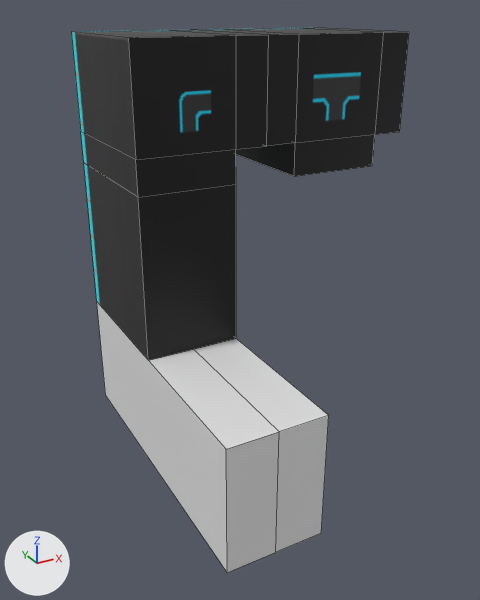
Before and after pictures for a commit that changed the FBX model CGDD4003-Group10/Assets/Models/WallPieces.fbx.
One viewpoint serves both versions: a camera (50 mm lens) standing at (-13.01, -3.34, 1.93) and looking at (-11.16, 0.02, 0.25). Arrows for +X, +Y and +Z are at lower left; the lights stay in place. Mesh edges are drawn as thin lines. Where no turn or scale is listed for an object, it has been applied to the vertices.

The scene before the commit, as lines of its bpy script (objects in view):
```python
mat_material_001 = principled_material('Material.001')
mat_material_001.texture = img_straight__two_sided__piece___texture_png
mat_material_002 = principled_material('Material.002')
mat_material_002.texture = img_l_piece___texture_png
mat_material_003 = principled_material('Material.003')
mat_material_003.texture = img_t_piece___texture_png
me_cube_002 = bpy.data.meshes.new('Cube.002')
me_cube_002.from_pydata(...)  # a box spanning x -0.3..0.3, y 0.0..1.0, z -0.5..0.5
me_cube_002.materials.append(mat_material_001)  # picture img_straight__two_sided__piece___texture_png
me_cube_003 = bpy.data.meshes.new('Cube.003')
me_cube_003.from_pydata(...)  # 16 vertices, 14 faces; spans x -0.3..0.5, y 0.0..1.0, z -0.5..0.3
me_cube_003.materials.append(mat_material_002)  # picture img_l_piece___texture_png
me_cube_004 = bpy.data.meshes.new('Cube.004')
me_cube_004.from_pydata(...)  # 12 vertices, 10 faces; spans x -0.3..0.3, y -1.0..1.0, z -0.3..0.49
me_cube_005 = bpy.data.meshes.new('Cube.005')
me_cube_005.from_pydata(...)  # 20 vertices, 18 faces; spans x -0.5..0.5, y 0.0..1.0, z -0.4..0.4
me_cube_005.materials.append(mat_material_003)  # picture img_t_piece___texture_png
ob_l_piece = bpy.data.objects.new('L-Piece', me_cube_003)
ob_l_piece.location = (-11.5, 0.0, 1.5)
ob_straight__two_sided__piece = bpy.data.objects.new('Straight (Two-sided) Piece', me_cube_002)
ob_straight__two_sided__piece.location = (-11.5, 0.0, 0.5)
ob_straight_end_piece = bpy.data.objects.new('Straight-End Piece', me_cube_004)
ob_straight_end_piece.location = (-11.5, 0.0, -0.486)
ob_t_piece = bpy.data.objects.new('T-Piece', me_cube_005)
ob_t_piece.location = (-10.5, 0.0, 1.4)
```
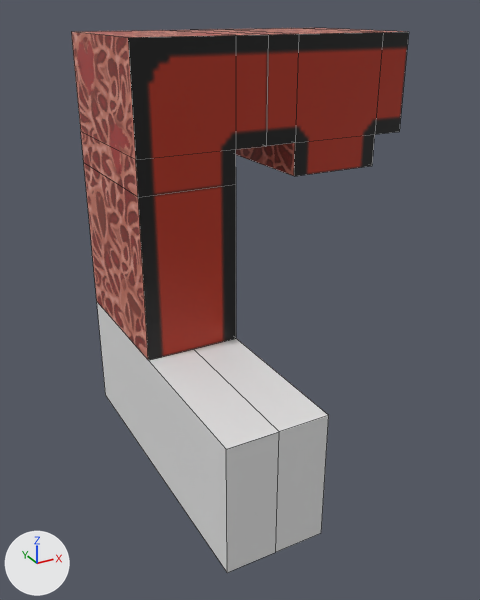
The newer file is also turned or shifted as a whole; pictures and numbers use the older file's frame.

What changed in the scene script:
```text
Add img_l_piece___corrupted_texture_png:
    img_l_piece___corrupted_texture_png = load_image('L-Piece - Corrupted Texture.png', '../Textures/L-Piece - Corrupted Texture.png', 256, 256, 'sRGB')
Add img_t_piece___corrupted_texture_png:
    img_t_piece___corrupted_texture_png = load_image('T-Piece - Corrupted Texture.png', '../Textures/T-Piece - Corrupted Texture.png', 256, 256, 'sRGB')
Add img_straight__two_sided__piece___corrupted_texture_2_png:
    img_straight__two_sided__piece___corrupted_texture_2_png = load_image('Straight (Two-sided) Piece - Corrupted Texture 2.png', '../Textures/Straight (Two-sided) Piece - Corrupted Texture 2.png', 256, 256, 'sRGB')
Change mat_material_003:
    mat_material_003.texture: img_t_piece___texture_png -> img_t_piece___corrupted_texture_png
Change mat_material_002:
    mat_material_002.texture: img_l_piece___texture_png -> img_l_piece___corrupted_texture_png
Change mat_material_001:
    mat_material_001.texture: img_straight__two_sided__piece___texture_png -> img_straight__two_sided__piece___corrupted_texture_2_png
Change me_cube_005:
    where me_cube_005.from_pydata(...)  # 20 vertices, 18 faces; spans x -0.5..0.5, y 0.0..1.0, z -0.4..0.4
    used by ob_t_piece; location = (-10.5, 0.0, 1.4)
    me_cube_005 part 2: texture (UV) coordinates of 8 of 18 faces, centred in x -0.4..0.4, y 0.0..1.0, z -0.3..0.1, changed; they spanned u 0.65..0.92, v 0.01..0.39 and now span u 0.71..0.82, v 0.14..0.27
Change me_cube_003:
    where me_cube_003.from_pydata(...)  # 16 vertices, 14 faces; spans x -0.3..0.5, y 0.0..1.0, z -0.5..0.3
    used by ob_l_piece; location = (-11.5, 0.0, 1.5)
    me_cube_003 part 3: texture (UV) coordinates of 6 of 14 faces, centred in x 0.0..0.4, y 0.0..1.0, z -0.4..0.0, changed; they spanned u 0.64..1.0, v 0.0..0.4 and now span u 0.75..0.86, v 0.18..0.28
Change me_cube_002:
    where me_cube_002.from_pydata(...)  # 8 vertices, 6 faces; spans x -0.3..0.3, y 0.0..1.0, z -0.5..0.5
    used by ob_straight__two_sided__piece; location = (-11.5, 0.0, 0.5)
    me_cube_002 part 1: texture (UV) coordinates of 3 of 6 faces, centred in x -0.3..0.0, y 0.0..1.0, z 0.0, changed; they spanned u 0.0..0.6, v 0.0..1.0 and now span u 0.0..0.87, v 0.16..1.0
```

Pixel boxes (x1, y1, x2, y2) of what changed, in the pictures (480 x 600 px):
'L-Piece', surface changed (black to red)
    both: (71, 30, 268, 197)
'Straight (Two-sided) Piece', surface changed (black to red)
    both: (84, 163, 227, 360)
'T-Piece', surface changed (black to red)
    both: (202, 28, 408, 176)
part 1 of me_cube_002, surface changed (black to red)
    both: (84, 163, 236, 360)
part 2 of me_cube_005, surface changed (black to red)
    both: (266, 32, 409, 176)
part 3 of me_cube_003, surface changed (black to red)
    both: (128, 35, 268, 197)
